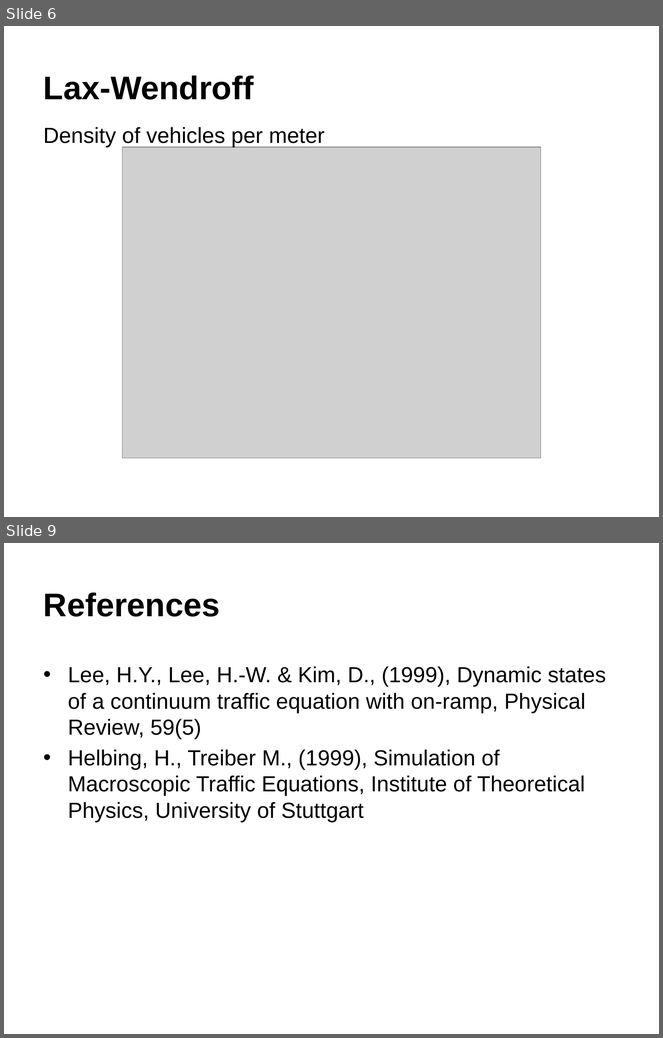
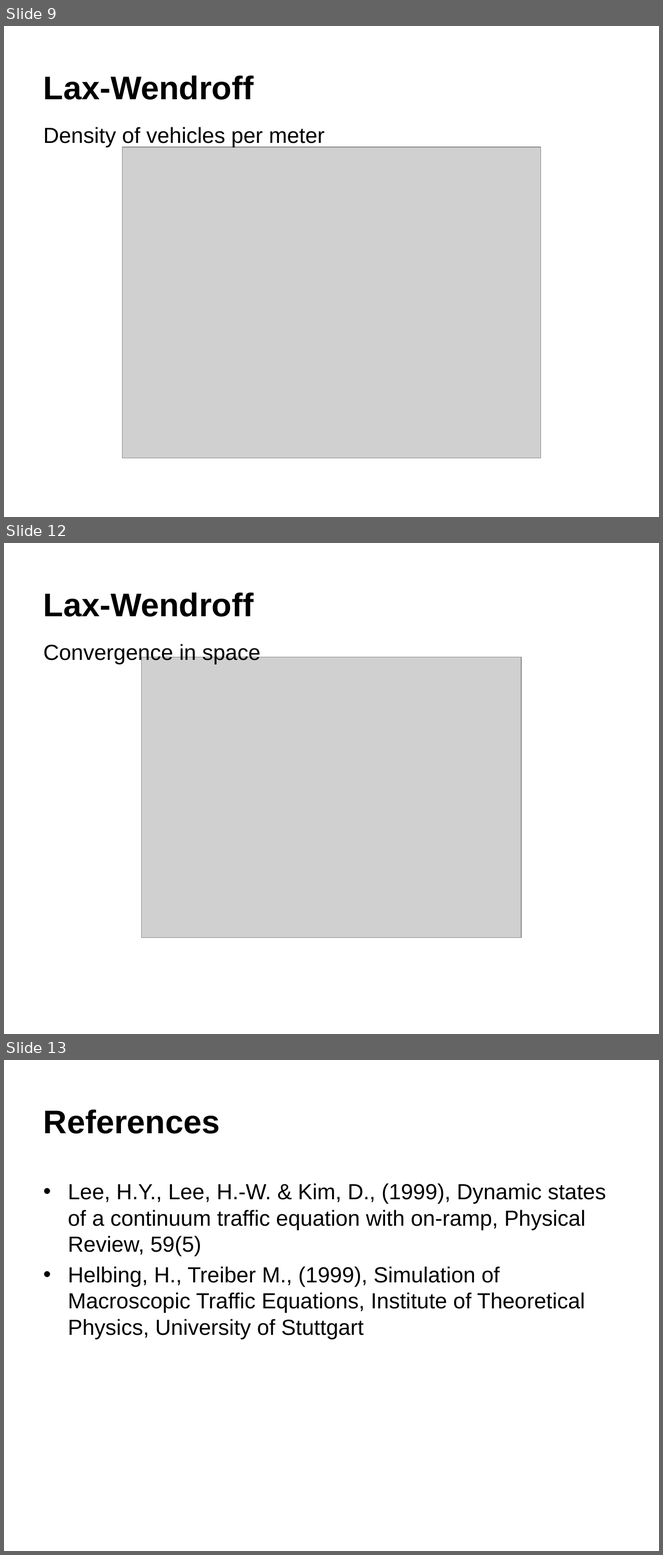
Before and after one commit to astridlangsrud/NumDifffff, a slide deck: bra_presentasjon.pptx. Shown one above the other, each under a label of ours: slides 6 and 9 before the commit, slides 9, 12 and 13 after it; the slides between them are not shown. The pictures are 663x1038 and 663x1555 pixels, drawn with LibreOffice and Linux fonts; fonts in the diff are those of the drawing; grey boxes stand for pictures; background and template pictures are left out. Boxes give left, top, right and bottom in pixels: in the first picture for what was removed or moved away, otherwise in the second. Text is boxed around its words. In the diff, an @@ line names an element or a change of style, - is before the commit and + after.

```diff
--- a/bra_presentasjon.pptx
+++ b/bra_presentasjon.pptx
@@ slide 12 added at <box>4,543,659,1034</box>, background #FFFFFF; not listed: 1 template element that a slide beside it also shows @@
@@ title added at <box>44,592,254,617</box>, 36 pt, text #000000, bold @@
+Lax-Wendroff
@@ text added at <box>44,643,260,665</box>, 24 pt, text #000000 @@
+Convergence in space
@@ picture added at <box>142,657,521,938</box> @@
@@ what was slide 6 is now slide 9 @@
@@ what was slide 9 is now slide 13 @@
```
Also in this commit, not shown: 3 slides changed, 4 other slides added, 1 slide removed, 4 other files.
